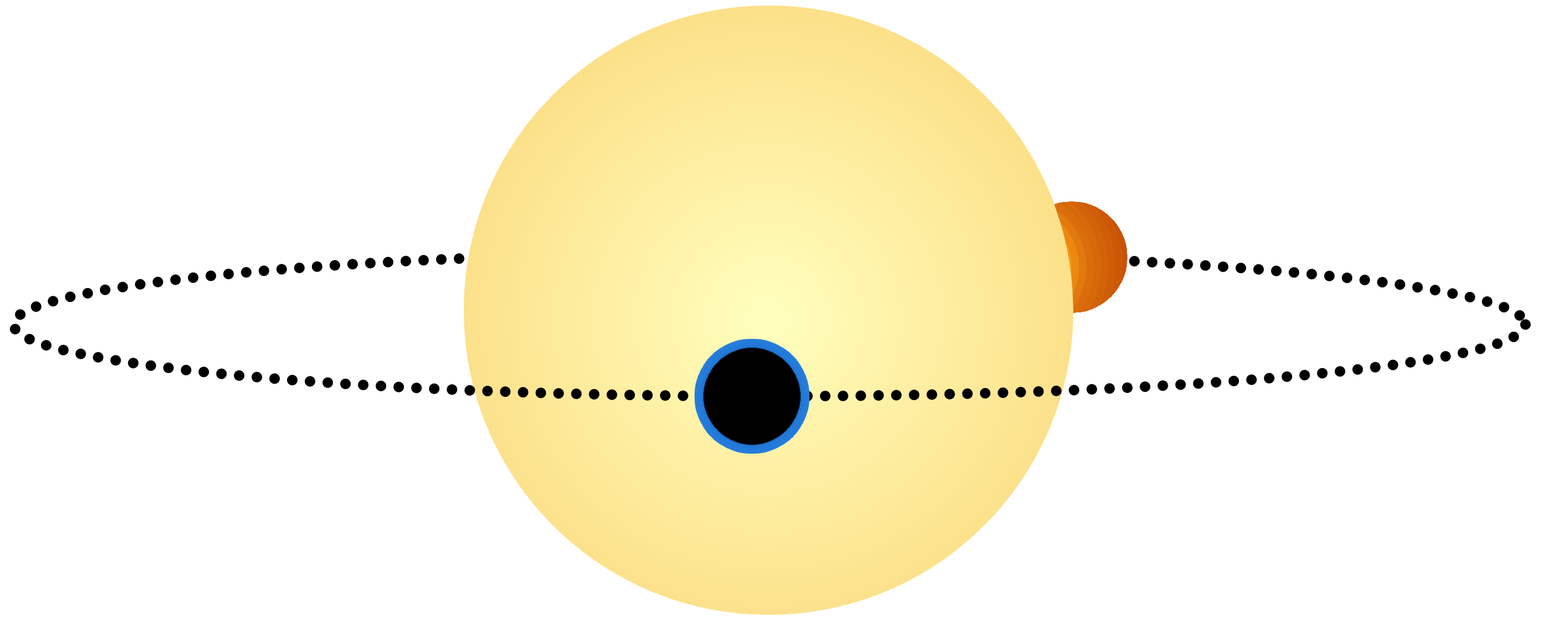
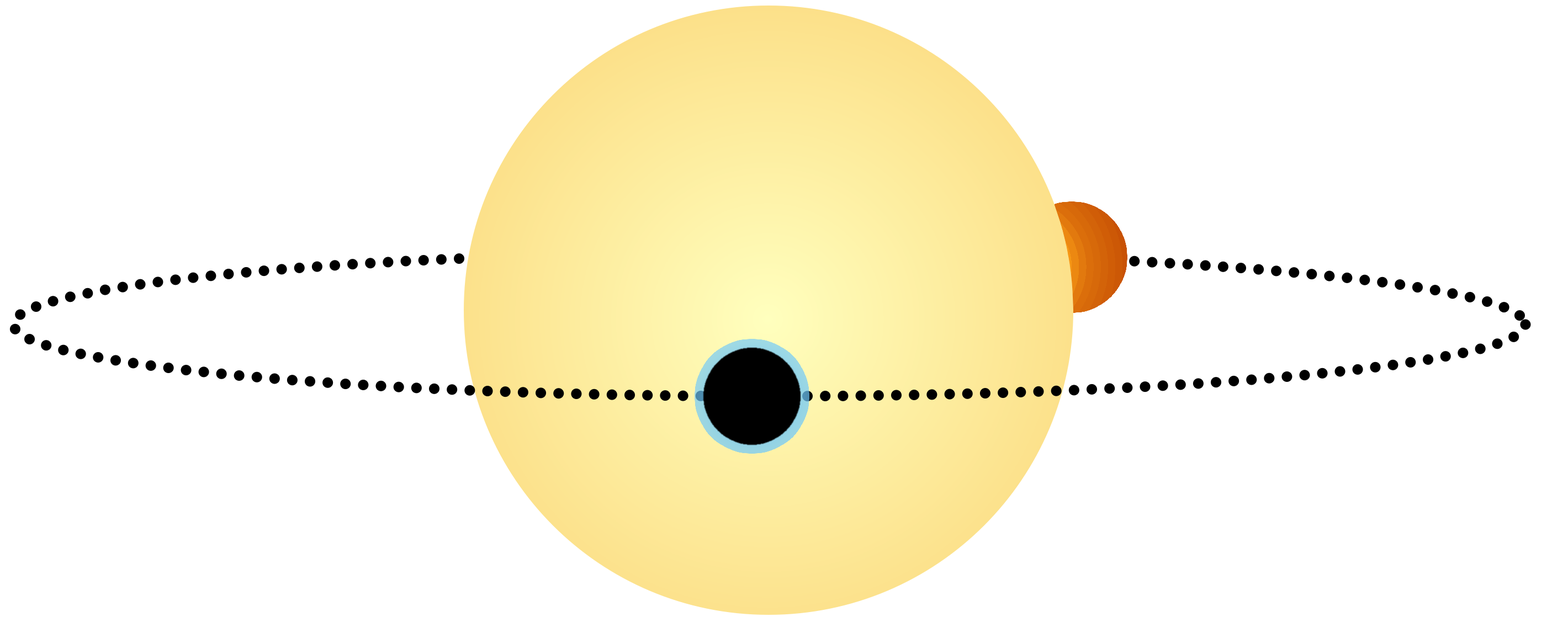
Two versions of the same layered image (w=1568, h=638). Layer-by-layer changes:
added layer "Atmosphere_v2" in group "Primary Transit" over [694, 338, 810, 454]
hid "Atmosphere" (3rd of 3, in "Primary Transit"), painted on it over [694, 338, 810, 454]
painted on "Orbit" over [694, 338, 810, 417]
